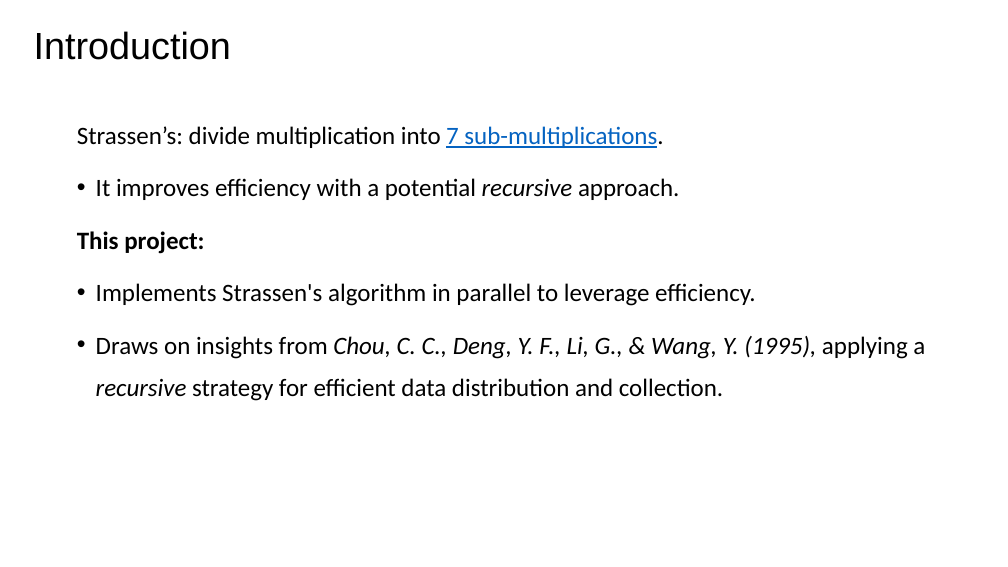
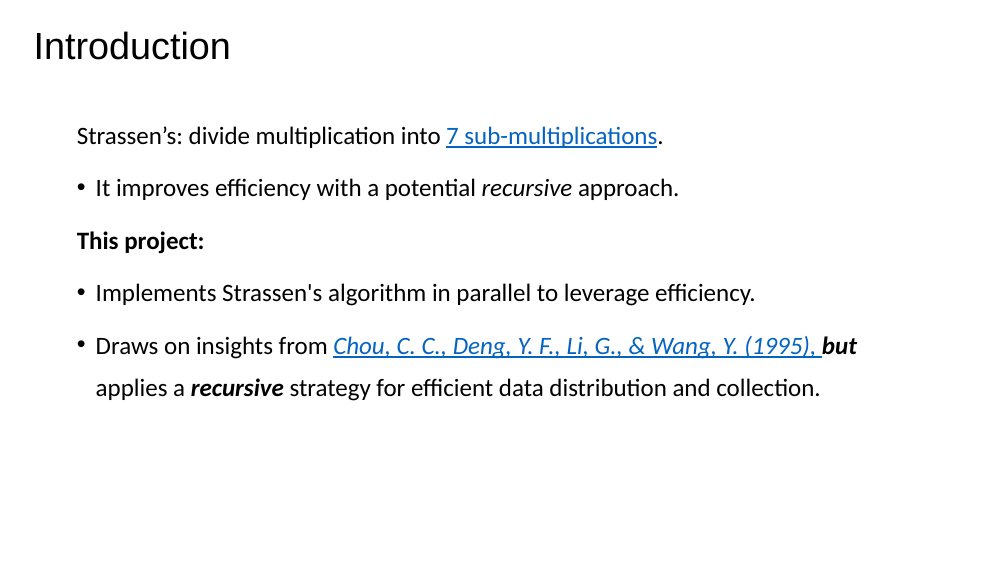
Before and after one commit to zhuliang21/Parallel-Matrix-Multiplication, a slide deck: slide 2 of powerpoint/Pre.pptx. Drawn at 1008x567 pixels with LibreOffice and Linux fonts; fonts in the diff are those of the drawing. Boxes give left, top, right and bottom in pixels: in the first picture for what was removed or moved away, otherwise in the second. Text is boxed around its words. In the diff, an @@ line names an element or a change of style, - is before the commit and + after.

```diff
--- a/powerpoint/Pre.pptx
+++ b/powerpoint/Pre.pptx
@@ text at box(96, 336, 857, 401): text changed @@
-• Draws on insights from Chou, C. C., Deng, Y. F., Li, G., & Wang, Y. (1995), applying a recursive strategy for efficient data distribution and collection.
+• Draws on insights from Chou, C. C., Deng, Y. F., Li, G., & Wang, Y. (1995), but applies a recursive strategy for efficient data distribution and collection.
```
Also in this commit, not shown: 4 other slides changed, 1 slide added, 1 slide removed.
